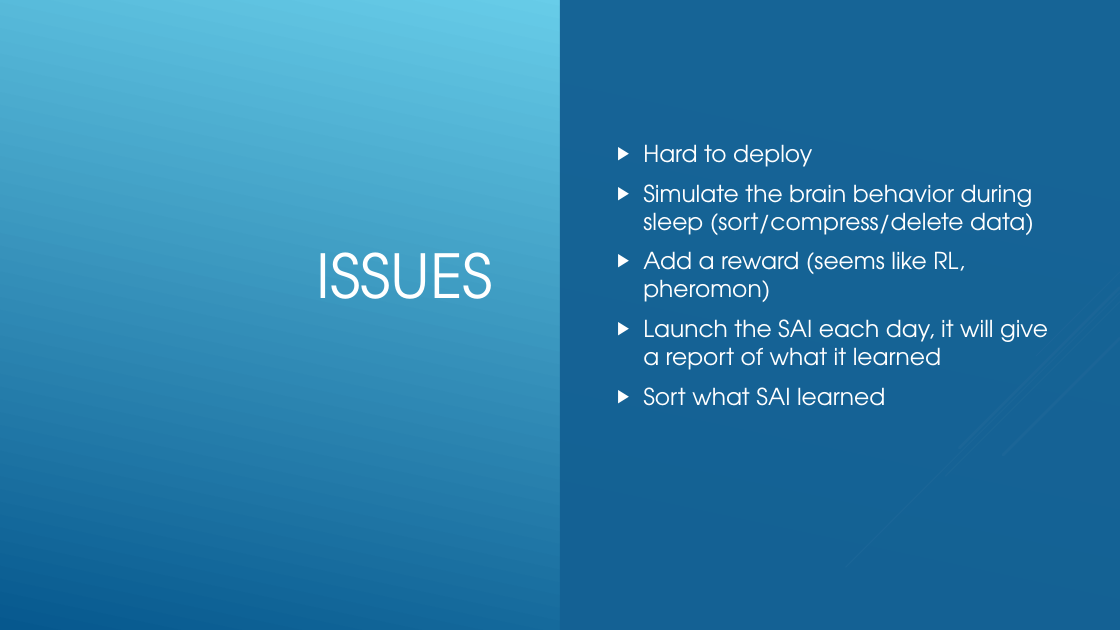
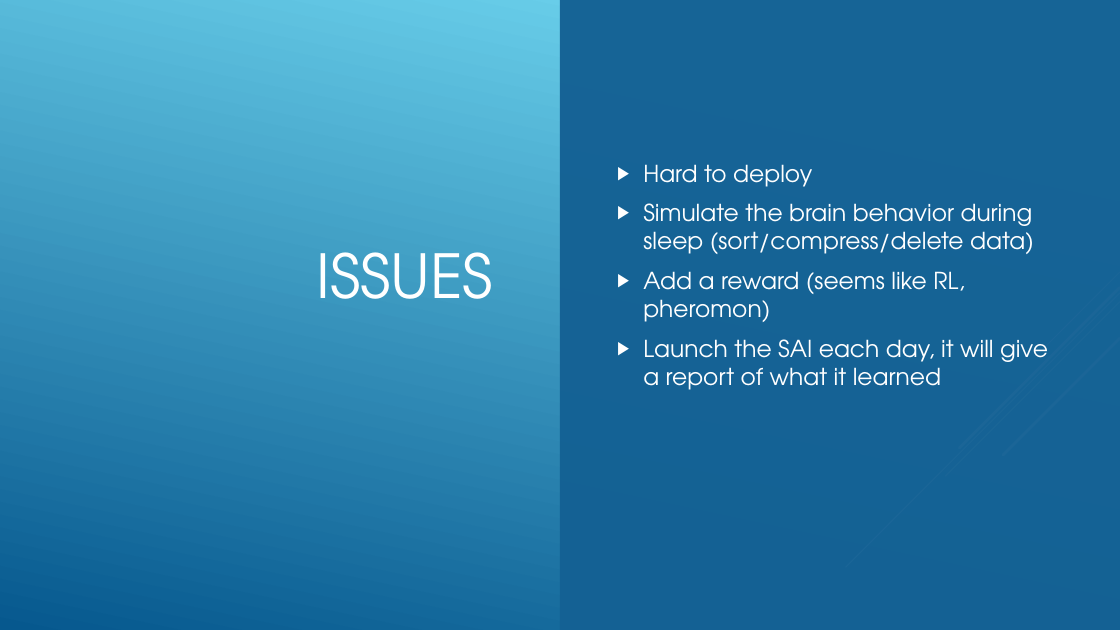
Before and after one commit to jnguyen1192/SIA, a slide deck: slide 6 of SAI_presentation.pptx. Drawn at 1120x630 pixels with LibreOffice and Linux fonts; fonts in the diff are those of the drawing. Boxes give left, top, right and bottom in pixels: in the first picture for what was removed or moved away, otherwise in the second. Text is boxed around its words. In the diff, an @@ line names an element or a change of style, - is before the commit and + after.

Commit message:
#12 Issues updated on slides

```diff
--- a/SAI_presentation.pptx
+++ b/SAI_presentation.pptx
@@ text at (643,387,885,406): paragraph removed @@
-▶ Sort what SAI learned
```
